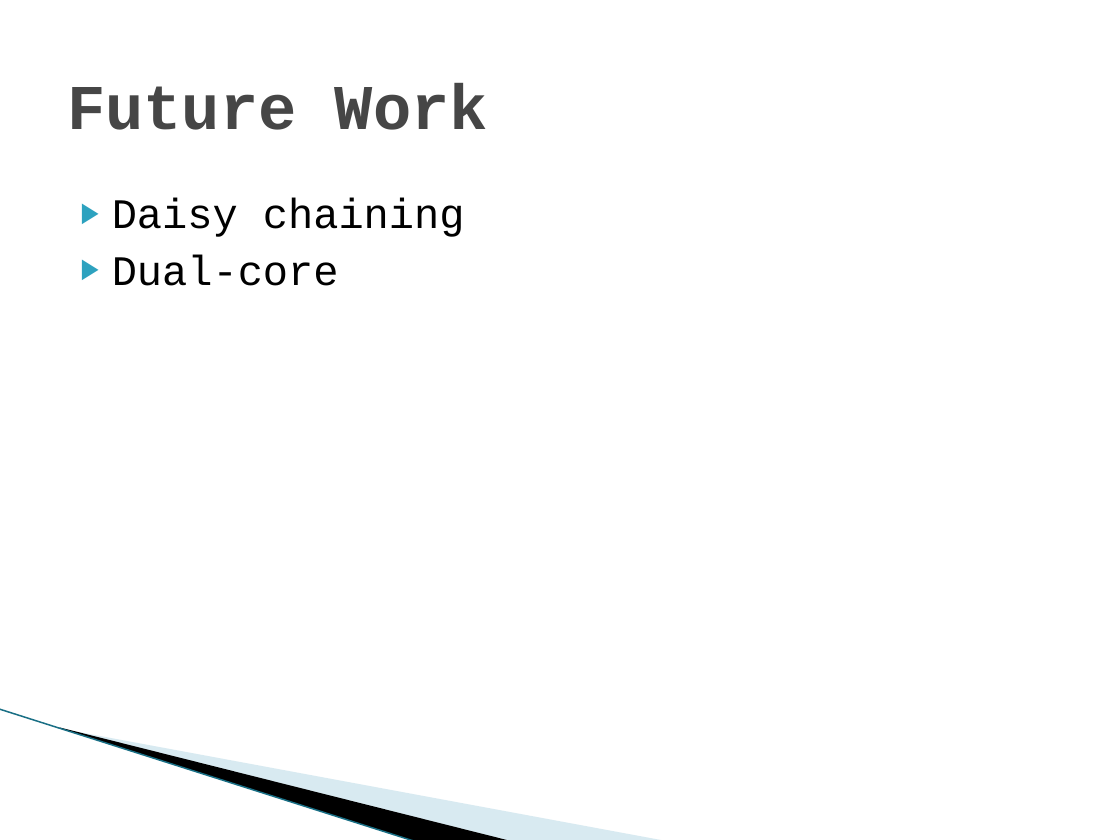
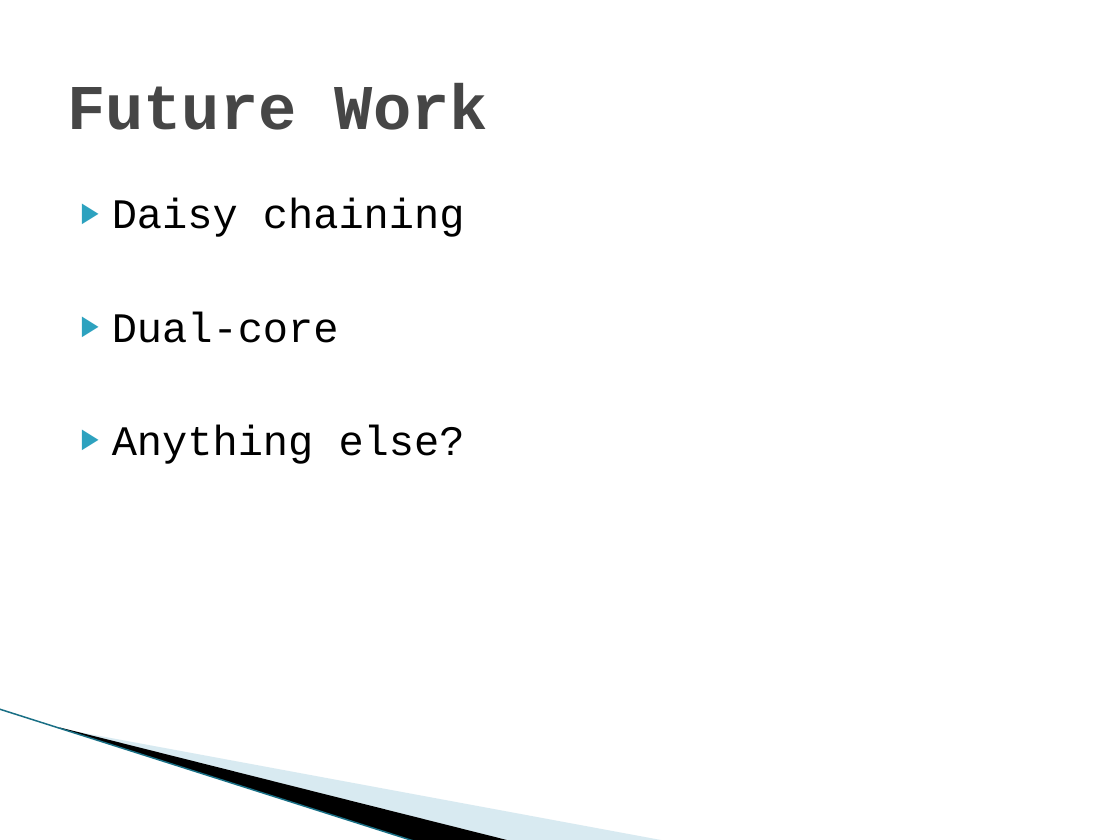
Before and after one commit to nz-Mark-Y/Object-Detection-SoC, a slide deck: slide 9 of documentation/Phase 3.pptx. Drawn at 1120x840 pixels with LibreOffice and Linux fonts; fonts in the diff are those of the drawing; background and template pictures are left out. Boxes give left, top, right and bottom in pixels: in the first picture for what was removed or moved away, otherwise in the second. Text is boxed around its words. In the diff, an @@ line names an element or a change of style, - is before the commit and + after.

```diff
--- a/documentation/Phase 3.pptx
+++ b/documentation/Phase 3.pptx
@@ text at [112,425,465,464]: paragraph added @@
+▶ Anything else?
```
Also in this commit, not shown: 5 other slides changed.
